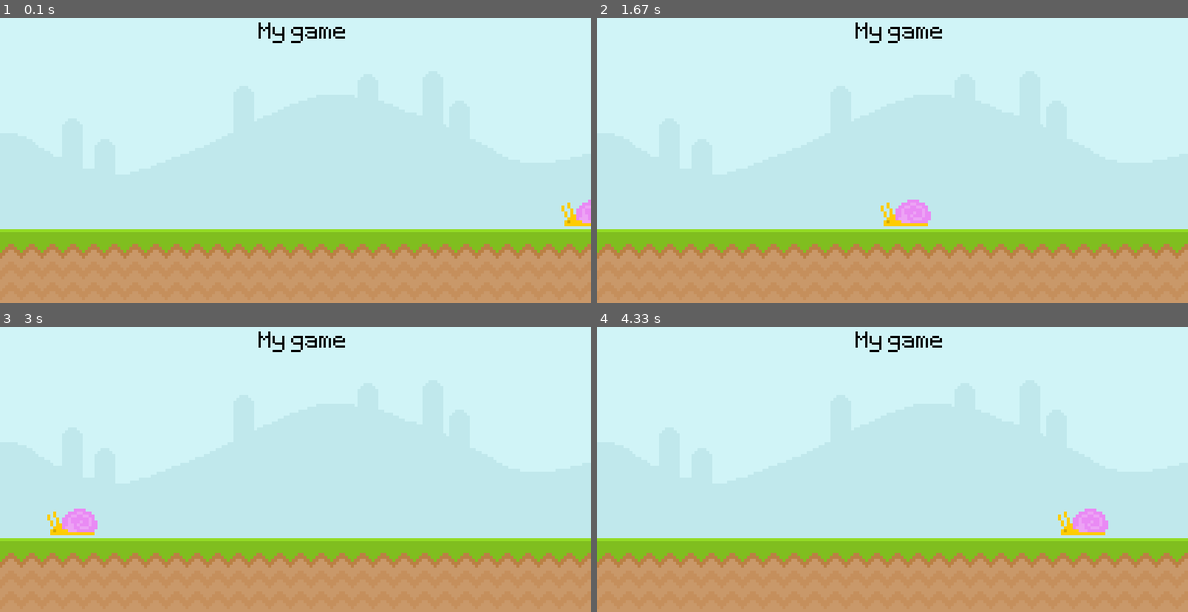
Above: before the commit, frames 1-4 (two rows, left to right).
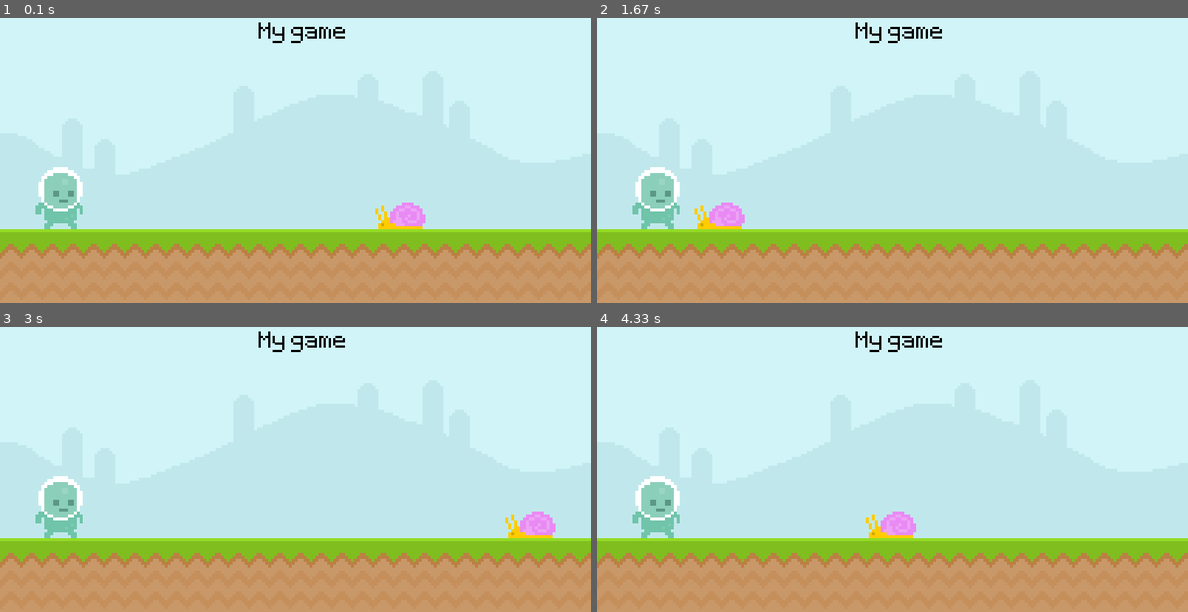
Above: after the commit, the same moments.

Repository: Emre12335/pygame_introduction
Game: pygame game, started from pygame-4.py
Same seed, same stepped clock (60 frames per second), same inputs: the game is played once before the commit and once after it.
Inputs:
- Up to frame 1 (0.1 s): no input
- Up to frame 2 (1.67 s): no input
- Up to frame 3 (3 s): no input
- Up to frame 4 (4.33 s): no input

The runs differ from the first frame. In frame 1, 2.2% of the frame differs, in the area x 6-100%, y 52-75%; in frame 2, 2.5%, in the area x 6-57%, y 52-75%; in frame 3, 2.2%; in frame 4, 2.5%.

Commit message:
rectangles işlevi açıklandı

Diff:
--- a/pygame-4.py
+++ b/pygame-4.py
@@ -13,10 +13,10 @@
 text_surface_font = pygame.font.Font("font/Pixeltype.ttf",50)
 text_surface = text_surface_font.render('My game',False,(0,0,0)).convert()
 snail_surface = pygame.image.load("graphics/snail/snail1.png").convert_alpha()
-main_hero_surface =  pygame.image.load("graphics/Player/player_walk_1.png")
-rectangle_yapma_yol_1_kullanilmayan = pygame.Rect(0, 100, 250, 250) # left,top,width,height
-# fakat bu tercih edilmez ve işlevsiz çünkü biz surface ın içine yapmak istiyoruz.
-x_position = 780
+rectangle_snail = snail_surface.get_rect(bottomright = (600,300))
+main_hero_surface =  pygame.image.load("graphics/Player/player_walk_1.png").convert_alpha()
+rectange_main_hero_surface = main_hero_surface.get_rect(midbottom=(80,300)) # get_rect haır keyword argument alır.
+# topleft,midtop,topright/midleft,center,midright/bottomleft,midbottom,bottomright
 clock_object = pygame.time.Clock()
 while True:
     for event in pygame.event.get():
@@ -26,9 +26,14 @@
     screen.blit(image_sky_surface,(0,0))
     screen.blit(image_ground_surface,(0,300))
     screen.blit(text_surface,(350,20))
-    screen.blit(snail_surface,(x_position,260))
-    x_position -= 4
-    if x_position == -100:
-        x_position = 780
+    screen.blit(snail_surface,rectangle_snail)
+    rectangle_snail.x -= 4 # left ve right x ekseni olan uzunluğu print ediyor.(left,right,top,bottom ile karakterin konumu değiştirilebilir.)
+    # top bottom center ise y ekseni olan uzunluğu print ediyor.(x ve y ile de değiştirilebilir.)
+    # aşağı yukarı hareket ettirmek için top bottom center kullanacağız
+    # sağa sola için ise left right ı kullanacağız.
+    if rectangle_snail.right <= 0:
+        rectangle_snail.left = 800
+    screen.blit(main_hero_surface,rectange_main_hero_surface) # direk bu şekilde yerleştirebiliriz.
+
     pygame.display.update()
     clock_object.tick(60)
